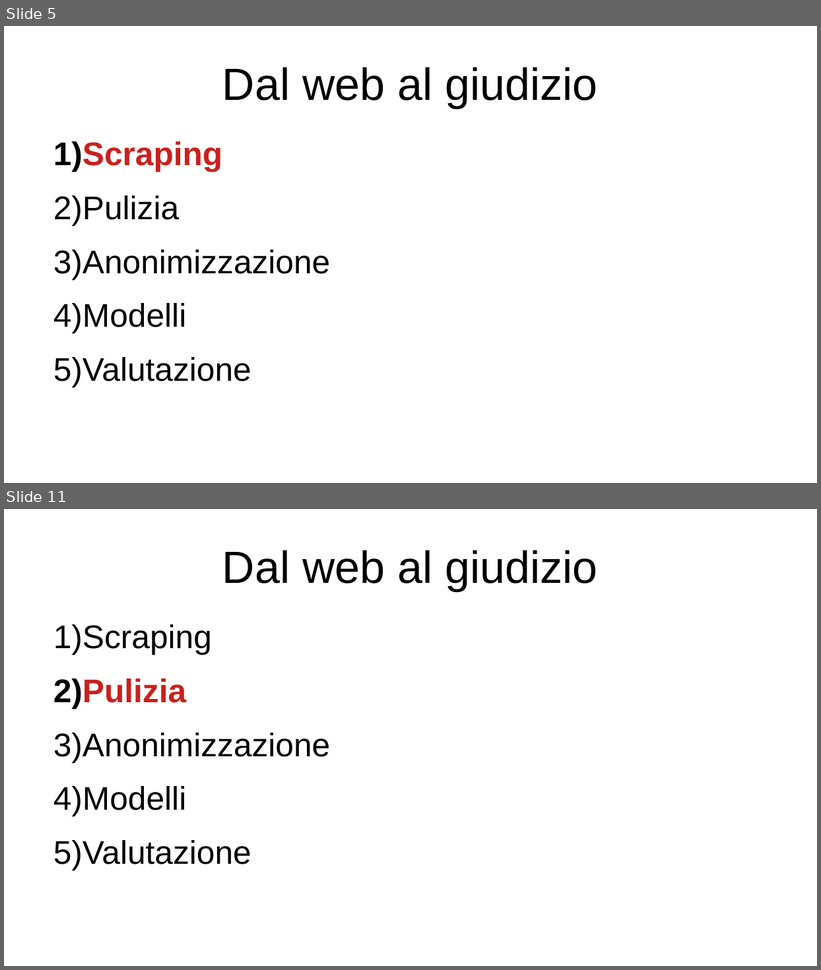
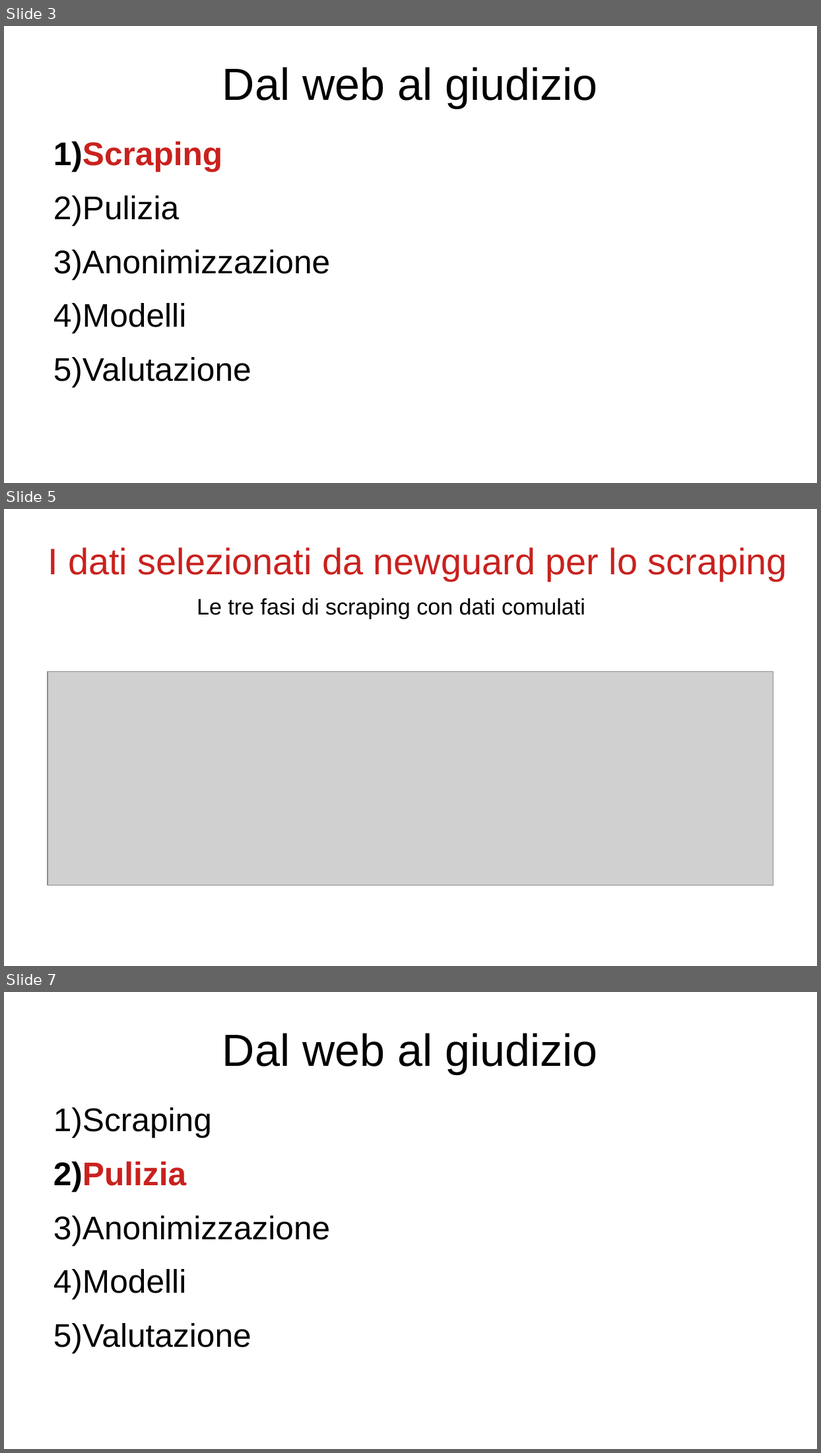
Before and after one commit to bianchi-john/PublisherClassification, a slide deck: Presentazioni/Stato finale/FinalState.odp. Shown one above the other, each under a label of ours: slides 5 and 11 before the commit, slides 3, 5 and 7 after it; the slides between them are not shown. The pictures are 821x970 and 821x1453 pixels, drawn with LibreOffice and Linux fonts; fonts in the diff are those of the drawing; grey boxes stand for pictures. Boxes give left, top, right and bottom in pixels: in the first picture for what was removed or moved away, otherwise in the second. Text is boxed around its words. In the diff, an @@ line names an element or a change of style, - is before the commit and + after.

```diff
--- a/Presentazioni/Stato finale/FinalState.odp
+++ b/Presentazioni/Stato finale/FinalState.odp
@@ slide 5 added at <box>4,509,817,966</box>, background #FFFFFF @@
@@ title added at <box>48,547,787,581</box>, 36 pt, text #C9211E @@
+I dati selezionati da newguard per lo scraping
@@ title added at <box>197,598,585,619</box>, 22 pt, text #000000 @@
+Le tre fasi di scraping con dati comulati
@@ picture added at <box>48,671,774,885</box> @@
@@ what was slide 5 is now slide 3 @@
@@ what was slide 11 is now slide 7 @@
```
Also in this commit, not shown: 4 slides changed, 1 other slide added, 7 slides removed, 1 other file.
